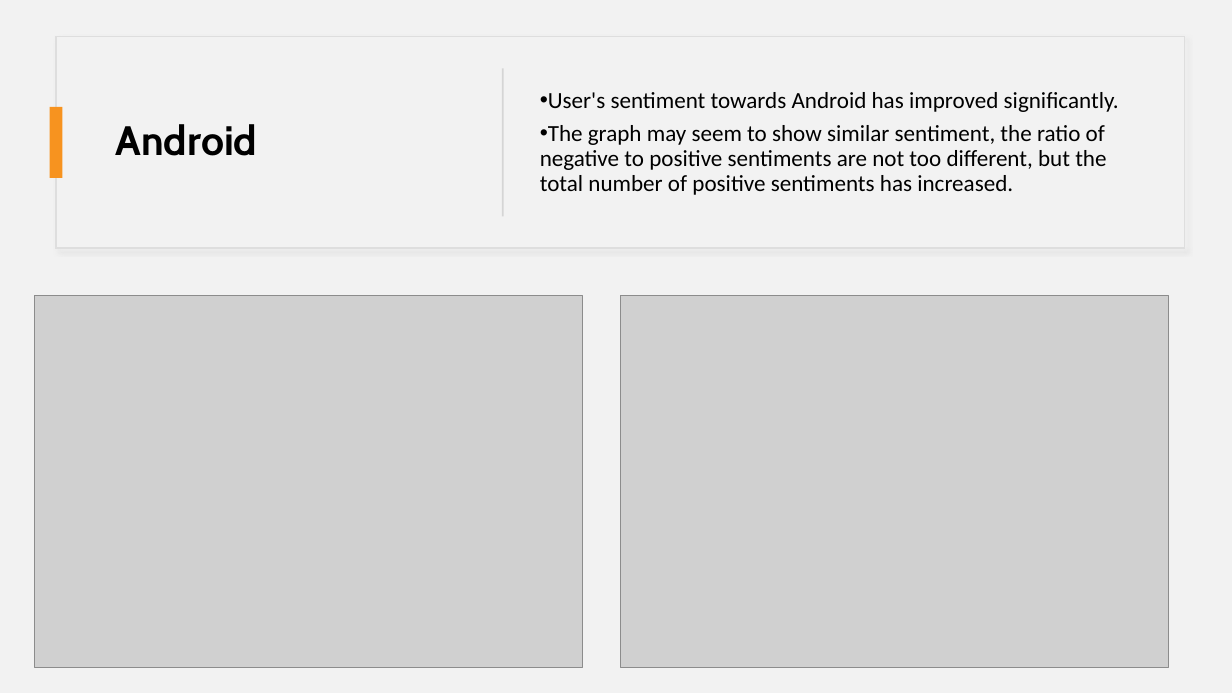
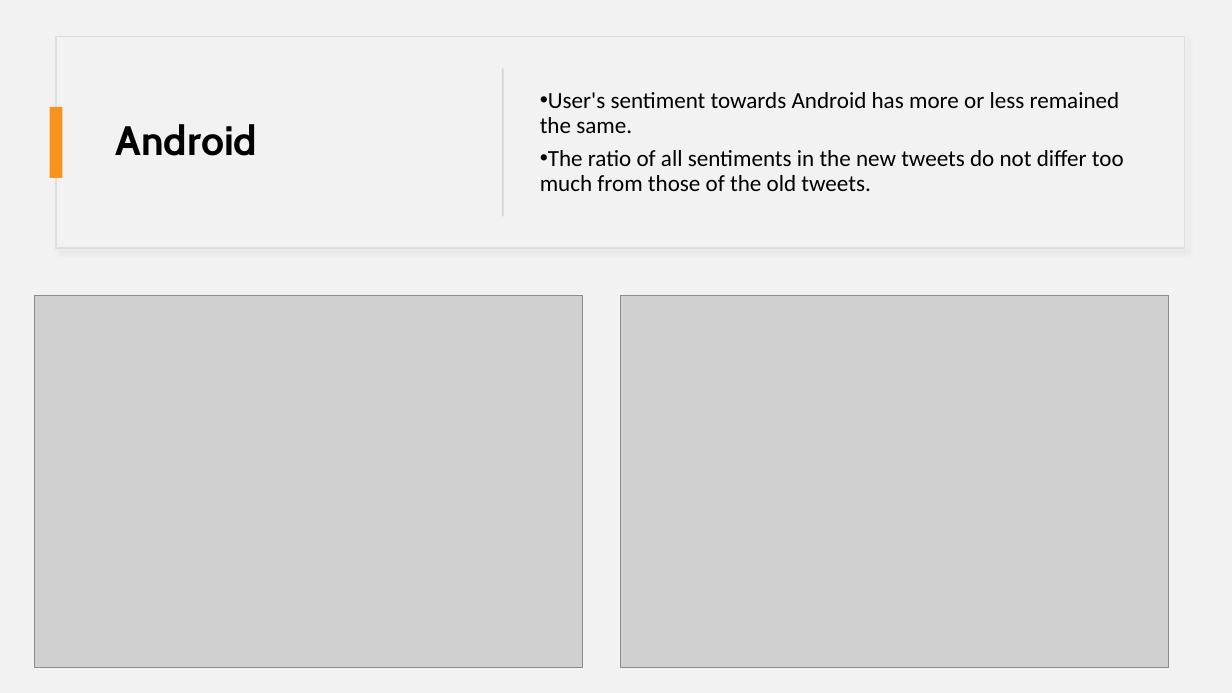
Before and after one commit to samlimish/Project5, a slide deck: slide 13 of twitter.pptx (slide 11 before the commit). Drawn at 1232x693 pixels with LibreOffice and Linux fonts; fonts in the diff are those of the drawing; grey boxes stand for pictures. Boxes give left, top, right and bottom in pixels: in the first picture for what was removed or moved away, otherwise in the second. Text is boxed around its words. In the diff, an @@ line names an element or a change of style, - is before the commit and + after.

```diff
--- a/twitter.pptx
+++ b/twitter.pptx
@@ text at [540,92,1124,191]: text changed @@
-• User's sentiment towards Android has improved significantly.
-• The graph may seem to show similar sentiment, the ratio of negative to positive sentiments are not too different, but the total number of positive sentiments has increased.
+• User's sentiment towards Android has more or less remained the same.
+• The ratio of all sentiments in the new tweets do not differ too much from those of the old tweets.
```
Also in this commit, not shown: 4 other slides changed, 6 slides added, 3 slides removed, 15 other files.
